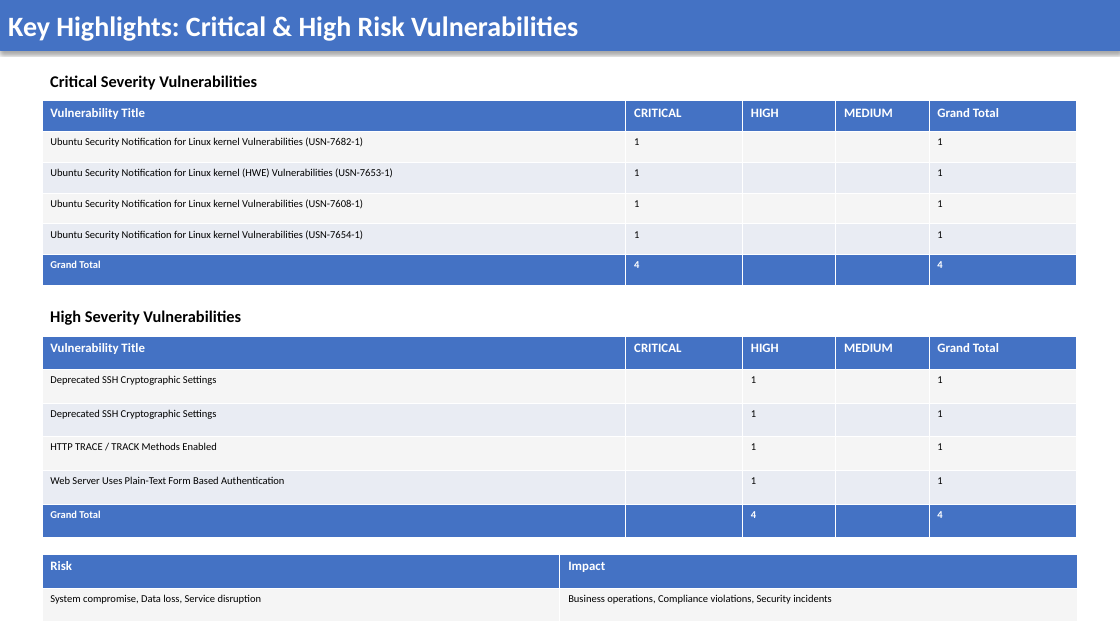
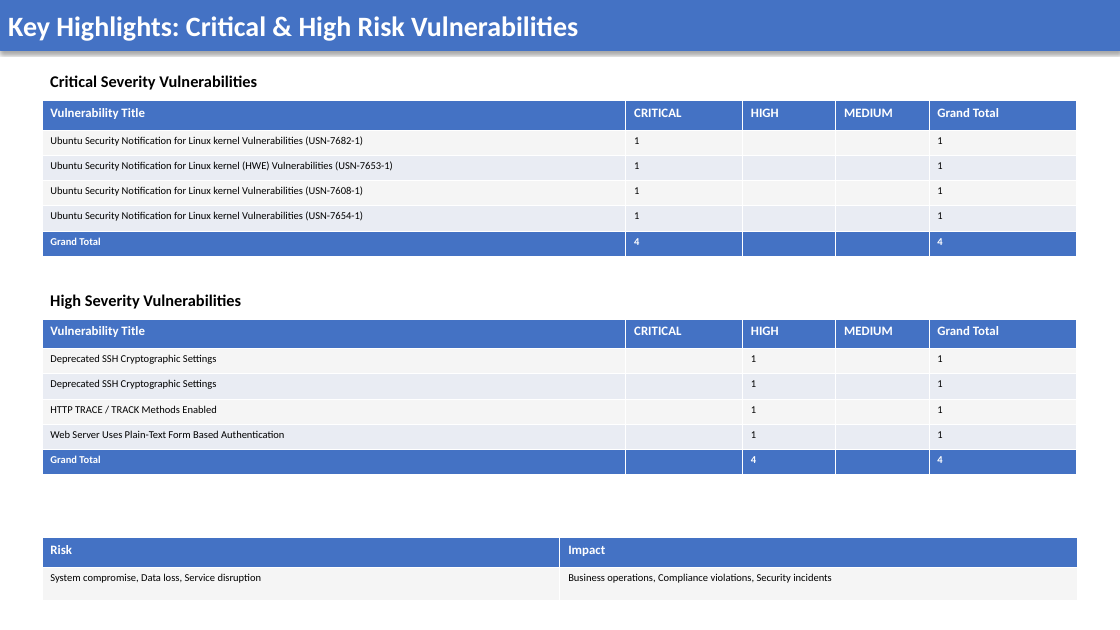
Before and after one commit to AnekantEmployee/vms_automation, a slide deck: slide 3 of vms_ppt/Test Report 1.pptx. Drawn at 1120x630 pixels with LibreOffice and Linux fonts; fonts in the diff are those of the drawing. Boxes give left, top, right and bottom in pixels: in the first picture for what was removed or moved away, otherwise in the second. Text is boxed around its words. In the diff, an @@ line names an element or a change of style, - is before the commit and + after.

```diff
--- a/vms_ppt/Test Report 1.pptx
+++ b/vms_ppt/Test Report 1.pptx
@@ table: place and size @@
-table at bbox=[42, 101, 1077, 286]
+table at bbox=[42, 101, 1077, 256]
@@ text "High Severity Vulnerabilities": place and size @@
-text "High Severity Vulnerabilities" at bbox=[50, 310, 241, 325]
+text "High Severity Vulnerabilities" at bbox=[50, 294, 241, 309]
@@ table: place and size @@
-table at bbox=[42, 336, 1077, 538]
+table at bbox=[42, 319, 1077, 475]
@@ table: place and size @@
-table at bbox=[42, 555, 1079, 622]
+table at bbox=[42, 538, 1079, 601]
```
Also in this commit, not shown: 8 other slides changed, 9 other files.
